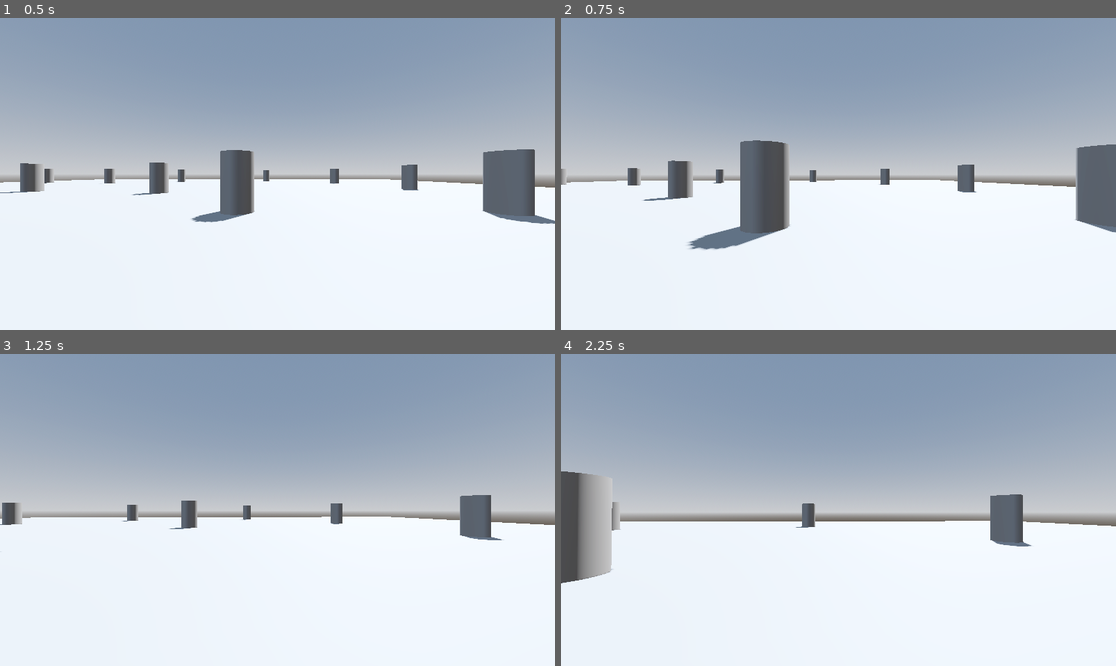
Above: before the commit, frames 1-4 (two rows, left to right).
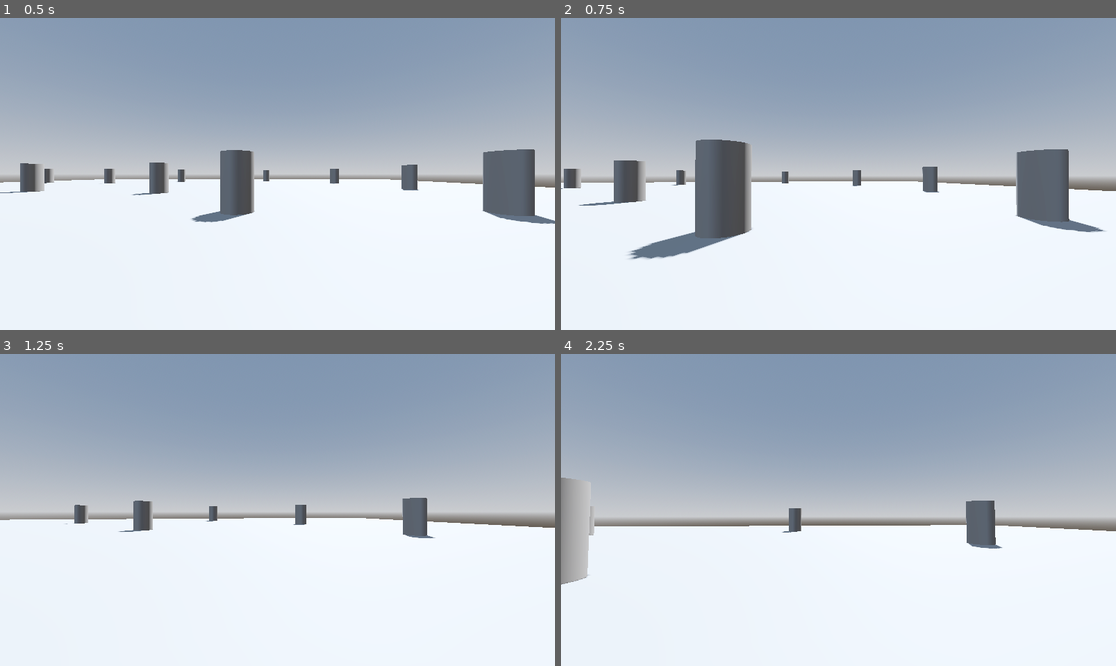
Above: after the commit, the same moments.

Repository: ao-rodrigues/simple-fpp
Game: Godot game, scene res://sandbox.tscn
Same seed, same stepped clock (60 frames per second), same inputs: the game is played once before the commit and once after it.
Inputs (mouse positions are in pixels of both pictures, inside the frame that each line leads up to):
- Up to frame 1 (0.5 s): no input
- Up to frame 2 (0.75 s): tap Enter at 0.5 s; move the mouse to (866, 174) at 0.52 s; press the mouse at (866, 174) at 0.53 s; hold W (move_forward) from 0.53 s (still down)
- Up to frame 3 (1.25 s): keep holding W (move_forward)
- Up to frame 4 (2.25 s): keep holding W (move_forward); move the mouse to (810, 510) at 1.27 s; release the mouse at (810, 510) at 1.28 s; tap Shift (sprint) at 1.35 s; move the mouse to (849, 503) at 2.02 s; press the mouse at (849, 503) at 2.03 s

Frame 1 is identical in both runs. In frame 2, 12% of the frame differs, in the area x 0-100%, y 38-78%; in frame 3, 3.2%; in frame 4, 7.7%.

Commit message:
Tweak camera sensitivity

Diff:
--- a/player.tscn
+++ b/player.tscn
@@ -6,6 +6,7 @@
 
 [node name="Player" type="CharacterBody3D"]
 script = ExtResource("1_4flbx")
+camera_sensitivity = 3.0
 
 [node name="CollisionShape3D" type="CollisionShape3D" parent="."]
 transform = Transform3D(1, 0, 0, 0, 1, 0, 0, 0, 1, 0, 1, 0)
